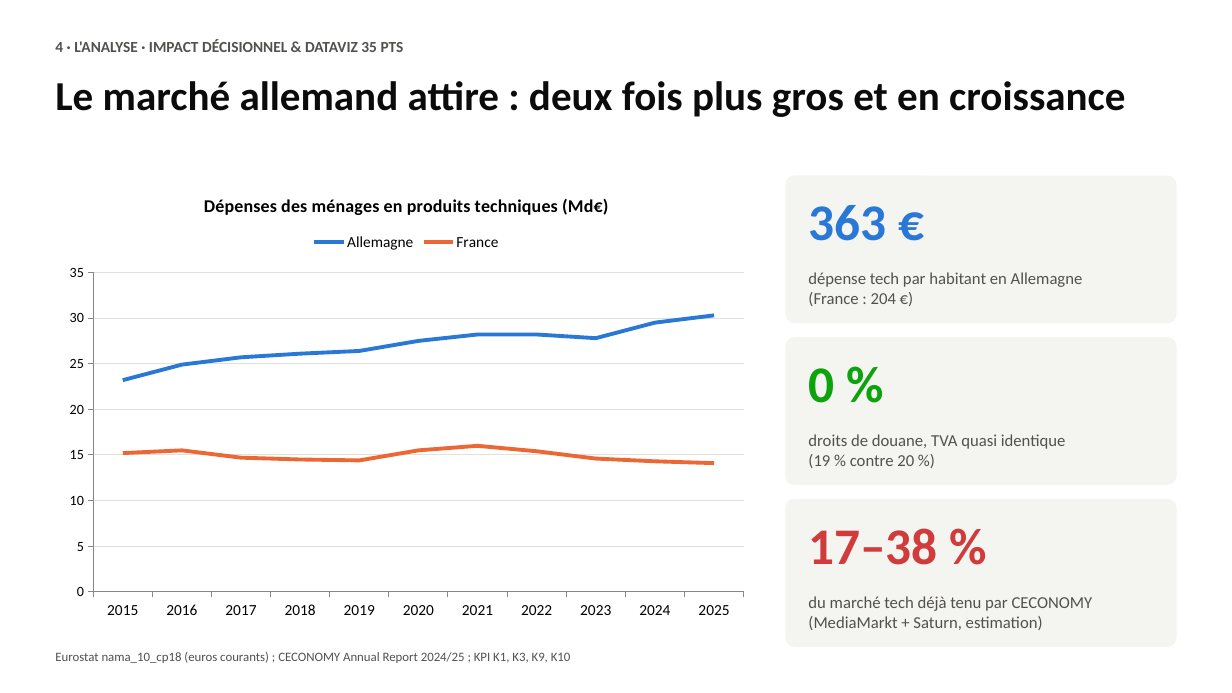
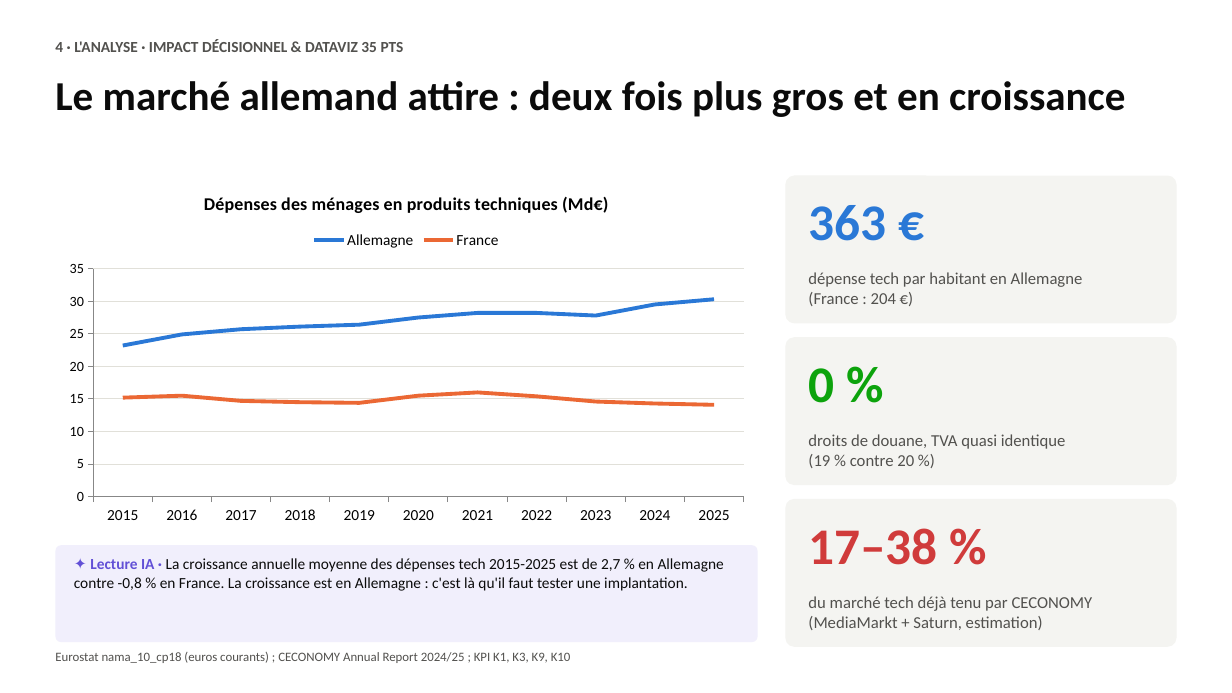
Before and after one commit to romane13long-source/fnac-expansion-allemagne, a slide deck: slide 5 of docs/Comex_Fnac_Allemagne.pptx. Drawn at 1232x693 pixels with LibreOffice and Linux fonts; fonts in the diff are those of the drawing. Boxes give left, top, right and bottom in pixels: in the first picture for what was removed or moved away, otherwise in the second. Text is boxed around its words. In the diff, an @@ line names an element or a change of style, - is before the commit and + after.

```diff
--- a/docs/Comex_Fnac_Allemagne.pptx
+++ b/docs/Comex_Fnac_Allemagne.pptx
@@ line chart: place and size @@
-line chart at <box>55,176,758,628</box>
+line chart at <box>55,176,758,531</box>
@@ rounded rectangle added at <box>55,545,758,642</box>, fill #F1EFFC @@
@@ text added at <box>74,558,724,591</box>, 12 pt, text #0B0B0B @@
+✦ Lecture IA · La croissance annuelle moyenne des dépenses tech 2015-2025 est de 2,7 % en Allemagne contre -0,8 % en France. La croissance est en Allemagne : c'est là qu'il faut tester une implantation.
```
Also in this commit, not shown: 2 other slides changed, 8 other files.
